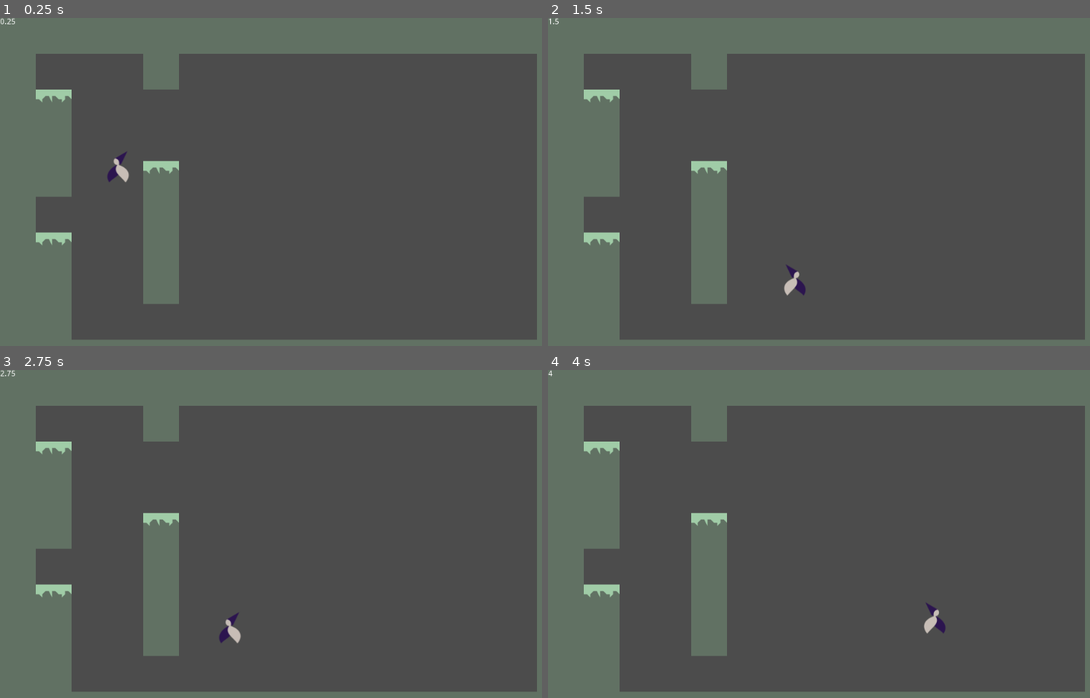
Above: before the commit, frames 1-4 (two rows, left to right).
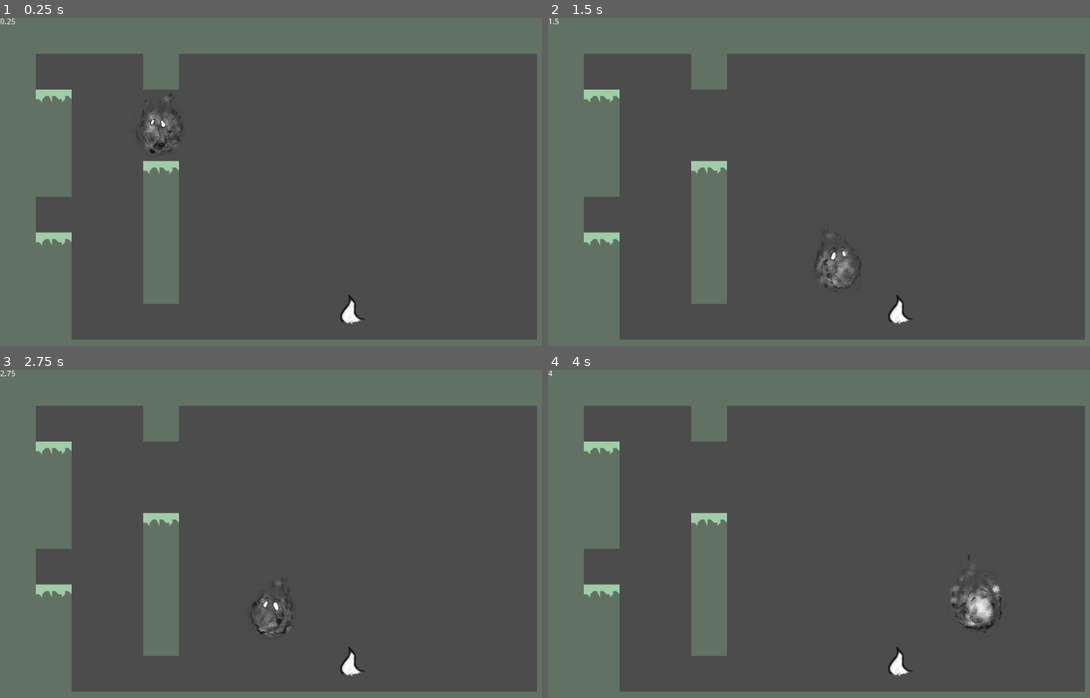
Above: after the commit, the same moments.

Repository: Seibaah/GGJ_MTL2020
Game: Godot game, scene res://World.tscn
The game is run twice, just before and just after one commit, with the same random seed, the same clock (stepped at 60 frames per second) and the same inputs.
Inputs:
- Up to frame 1 (0.25 s): no input
- Up to frame 2 (1.5 s): hold Right (move_right) from 0.53 s (still down); tap Down (plant_seed) at 0.6 s; tap Up (jump) at 0.77, 0.8, 1.07, 1.35 s
- Up to frame 3 (2.75 s): tap Up (jump) at 1.52, 1.82, 2.3 s; tap Down (plant_seed) at 1.55, 2.1 s; release Right (move_right) at 2.03 s; hold Left (move_left) from 2.03 s (still down)
- Up to frame 4 (4 s): release Left (move_left) at 2.78 s; hold Right (move_right) from 2.78 s (still down); tap Down (plant_seed) at 2.85 s; tap Up (jump) at 3.02, 3.32, 3.6, 3.77 s

The runs differ from the first frame. In frame 1, 0.7% of the frame differs, in the area x 19-68%, y 23-94%; in frame 2, 0.7%; in frame 3, 0.6%; in frame 4, 1.0%, in the area x 62-84%, y 56-94%.

Commit message:
Great commit

Diff:
--- a/Player.tscn
+++ b/Player.tscn
@@ -1,78 +1,66 @@
-[gd_scene load_steps=8 format=2]
+[gd_scene load_steps=18 format=2]
 
-[ext_resource path="res://uU2hmLi.png" type="Texture" id=1]
 [ext_resource path="res://Scripts/Player.gd" type="Script" id=2]
+[ext_resource path="res://Assets/Sprites/spirit.005_reverse.png" type="Texture" id=3]
+[ext_resource path="res://Assets/Sprites/spirit.003.png" type="Texture" id=4]
+[ext_resource path="res://Assets/Sprites/spirit.004.png" type="Texture" id=5]
+[ext_resource path="res://Assets/Sprites/spirit.003_reverse.png" type="Texture" id=6]
+[ext_resource path="res://Assets/Sprites/spirit.004_reverse.png" type="Texture" id=7]
+[ext_resource path="res://Assets/Sprites/spirit.002_reverse.png" type="Texture" id=8]
+[ext_resource path="res://Assets/Sprites/spirit.005.png" type="Texture" id=9]
+[ext_resource path="res://Assets/Sprites/spirit.001.png" type="Texture" id=10]
+[ext_resource path="res://Assets/Sprites/spirit.001_reverse.png" type="Texture" id=11]
+[ext_resource path="res://Assets/Sprites/spirit.002.png" type="Texture" id=12]
 
 [sub_resource type="RectangleShape2D" id=1]
-extents = Vector2( 10, 24 )
+extents = Vector2( 39.9746, 55.8843 )
 
 [sub_resource type="CircleShape2D" id=2]
+radius = 59.5435
 
 [sub_resource type="Animation" id=3]
 resource_name = "idle"
 length = 0.5
-tracks/0/type = "value"
-tracks/0/path = NodePath("Sprite:region_rect")
-tracks/0/interp = 1
-tracks/0/loop_wrap = true
-tracks/0/imported = false
-tracks/0/enabled = true
-tracks/0/keys = {
-"times": PoolRealArray( 0 ),
-"transitions": PoolRealArray( 1 ),
-"update": 0,
-"values": [ Rect2( 0, 64, 64, 64 ) ]
-}
 
 [sub_resource type="Animation" id=4]
 resource_name = "jump"
-tracks/0/type = "value"
-tracks/0/path = NodePath("Sprite:region_rect")
-tracks/0/interp = 1
-tracks/0/loop_wrap = true
-tracks/0/imported = false
-tracks/0/enabled = true
-tracks/0/keys = {
-"times": PoolRealArray( 0 ),
-"transitions": PoolRealArray( 1 ),
-"update": 0,
-"values": [ Rect2( 64, 64, 64, 64 ) ]
-}
 
 [sub_resource type="Animation" id=5]
 resource_name = "walk"
 length = 0.3
 loop = true
-tracks/0/type = "value"
-tracks/0/path = NodePath("Sprite:region_rect")
-tracks/0/interp = 1
-tracks/0/loop_wrap = true
-tracks/0/imported = false
-tracks/0/enabled = true
-tracks/0/keys = {
-"times": PoolRealArray( 0, 0.1, 0.2, 0.3 ),
-"transitions": PoolRealArray( 1, 1, 1, 1 ),
-"update": 1,
-"values": [ Rect2( 0, 0, 64, 64 ), Rect2( 64, 0, 64, 64 ), Rect2( 128, 0, 64, 64 ), Rect2( 64, 0, 64, 64 ) ]
-}
+
+[sub_resource type="SpriteFrames" id=6]
+animations = [ {
+"frames": [ ExtResource( 10 ), ExtResource( 12 ), ExtResource( 4 ), ExtResource( 5 ), ExtResource( 9 ) ],
+"loop": true,
+"name": "walk",
+"speed": 5.0
+}, {
+"frames": [ ExtResource( 11 ), ExtResource( 8 ), ExtResource( 6 ), ExtResource( 7 ), ExtResource( 3 ) ],
+"loop": true,
+"name": "walk_reverse",
+"speed": 5.0
+} ]
 
 [node name="Player" type="KinematicBody2D"]
 script = ExtResource( 2 )
 
 [node name="CollisionShape2D" type="CollisionShape2D" parent="."]
+position = Vector2( 394.345, 442.34 )
 shape = SubResource( 1 )
 
 [node name="CollisionShape2D2" type="CollisionShape2D" parent="."]
-position = Vector2( 0, 15.1377 )
+position = Vector2( 397.008, 448.907 )
 shape = SubResource( 2 )
-
-[node name="Sprite" type="Sprite" parent="."]
-position = Vector2( -1.22943, -7.37656 )
-texture = ExtResource( 1 )
-region_enabled = true
-region_rect = Rect2( 64, 64, 64, 64 )
 
 [node name="AnimationPlayer" type="AnimationPlayer" parent="."]
 anims/idle = SubResource( 3 )
 anims/jump = SubResource( 4 )
 anims/walk = SubResource( 5 )
+
+[node name="AnimatedSprite" type="AnimatedSprite" parent="."]
+position = Vector2( 393.069, 456.687 )
+scale = Vector2( 0.3, 0.3 )
+frames = SubResource( 6 )
+animation = "walk_reverse"
--- a/Scripts/Player.gd
+++ b/Scripts/Player.gd
@@ -5,12 +5,13 @@
 const GRAVITY = 50
 const MAX_FALL_SPEED = 1000
 
-onready var anim_player = $AnimationPlayer
-onready var sprite = $Sprite
+#onready var anim_player = $AnimationPlayer
+onready var anim_player = $AnimatedSprite
+onready var sprite = $AnimatedSprite
 var linear_vel = Vector2()
 
 var y_velo = 0
-var facing_right = false
+var facing_right = true
 
 func _physics_process(delta):
 	var move_dir = 0
@@ -52,7 +53,7 @@
 	sprite.flip_h = !sprite.flip_h
 
 func play_anim(anim_name):
-	if anim_player.is_playing() and anim_player.current_animation == anim_name:
+	if anim_player.is_playing() and anim_player.animation == anim_name:
 		return
 	anim_player.play(anim_name)
 
--- /dev/null
+++ b/Scripts/Vine.gd
@@ -0,0 +1,10 @@
+extends KinematicBody2D
+
+onready var anim_player = $AnimatedSprite
+
+func _physics_process(delta):
+	#plant_seed
+	if Input.is_action_just_pressed("plant_seed"):
+		anim_player.play("growing")
+	if Input.is_action_just_released("plant_seed"):
+		anim_player.stop()
--- /dev/null
+++ b/Vine.tscn
@@ -0,0 +1,26 @@
+[gd_scene load_steps=10 format=2]
+
+[ext_resource path="res://Assets/Sprites/vine.001.png" type="Texture" id=1]
+[ext_resource path="res://Assets/Sprites/vine.004.png" type="Texture" id=2]
+[ext_resource path="res://Assets/Sprites/vine.006.png" type="Texture" id=3]
+[ext_resource path="res://Assets/Sprites/vine.003.png" type="Texture" id=4]
+[ext_resource path="res://Assets/Sprites/vine.007.png" type="Texture" id=5]
+[ext_resource path="res://Assets/Sprites/vine.002.png" type="Texture" id=6]
+[ext_resource path="res://Assets/Sprites/vine.005.png" type="Texture" id=7]
+[ext_resource path="res://Scripts/Vine.gd" type="Script" id=8]
+
+[sub_resource type="SpriteFrames" id=1]
+animations = [ {
+"frames": [ ExtResource( 1 ), ExtResource( 6 ), ExtResource( 4 ), ExtResource( 2 ), ExtResource( 7 ), ExtResource( 3 ), ExtResource( 5 ) ],
+"loop": true,
+"name": "growing",
+"speed": 5.0
+} ]
+
+[node name="Vine" type="KinematicBody2D"]
+script = ExtResource( 8 )
+
+[node name="AnimatedSprite" type="AnimatedSprite" parent="."]
+position = Vector2( 529.041, 34.8593 )
+frames = SubResource( 1 )
+animation = "growing"
--- a/World.tscn
+++ b/World.tscn
@@ -1,8 +1,9 @@
-[gd_scene load_steps=4 format=2]
+[gd_scene load_steps=5 format=2]
 
 [ext_resource path="res://tiles.tres" type="TileSet" id=1]
 [ext_resource path="res://Player.tscn" type="PackedScene" id=2]
 [ext_resource path="res://Scripts/Label.gd" type="Script" id=3]
+[ext_resource path="res://Vine.tscn" type="PackedScene" id=4]
 
 [node name="World" type="Node2D"]
 
@@ -12,7 +13,7 @@
 tile_data = PoolIntArray( 0, 1, 0, 1, 1, 0, 2, 1, 0, 3, 1, 0, 4, 1, 0, 5, 1, 0, 6, 1, 0, 7, 1, 0, 8, 1, 0, 9, 1, 0, 10, …(656 unchanged characters)…
 
 [node name="Player" parent="TileMap" instance=ExtResource( 2 )]
-position = Vector2( 208.691, 184.875 )
+position = Vector2( -110.521, -247.289 )
 
 [node name="Label" type="Label" parent="TileMap"]
 margin_right = 40.0
@@ -21,3 +22,6 @@
 __meta__ = {
 "_edit_use_anchors_": false
 }
+
+[node name="Vine" parent="TileMap" instance=ExtResource( 4 )]
+position = Vector2( 111.724, 128.913 )
Binary file added: Assets/Sprites/Spirit_tilesheet.png
Binary file added: Assets/Sprites/spirit.001_reverse.png
Binary file added: Assets/Sprites/spirit.002_reverse.png
Binary file added: Assets/Sprites/spirit.003_reverse.png
Binary file added: Assets/Sprites/spirit.004_reverse.png
Binary file added: Assets/Sprites/spirit.005_reverse.png
